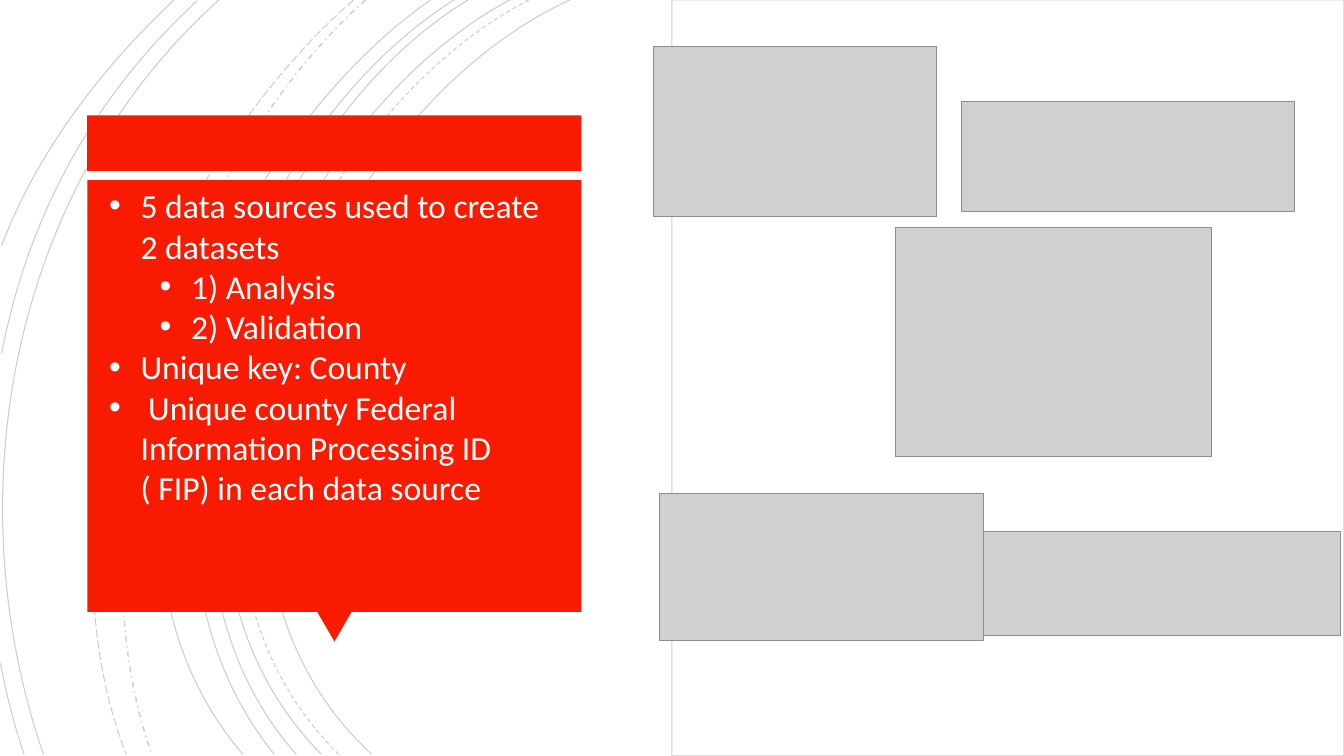
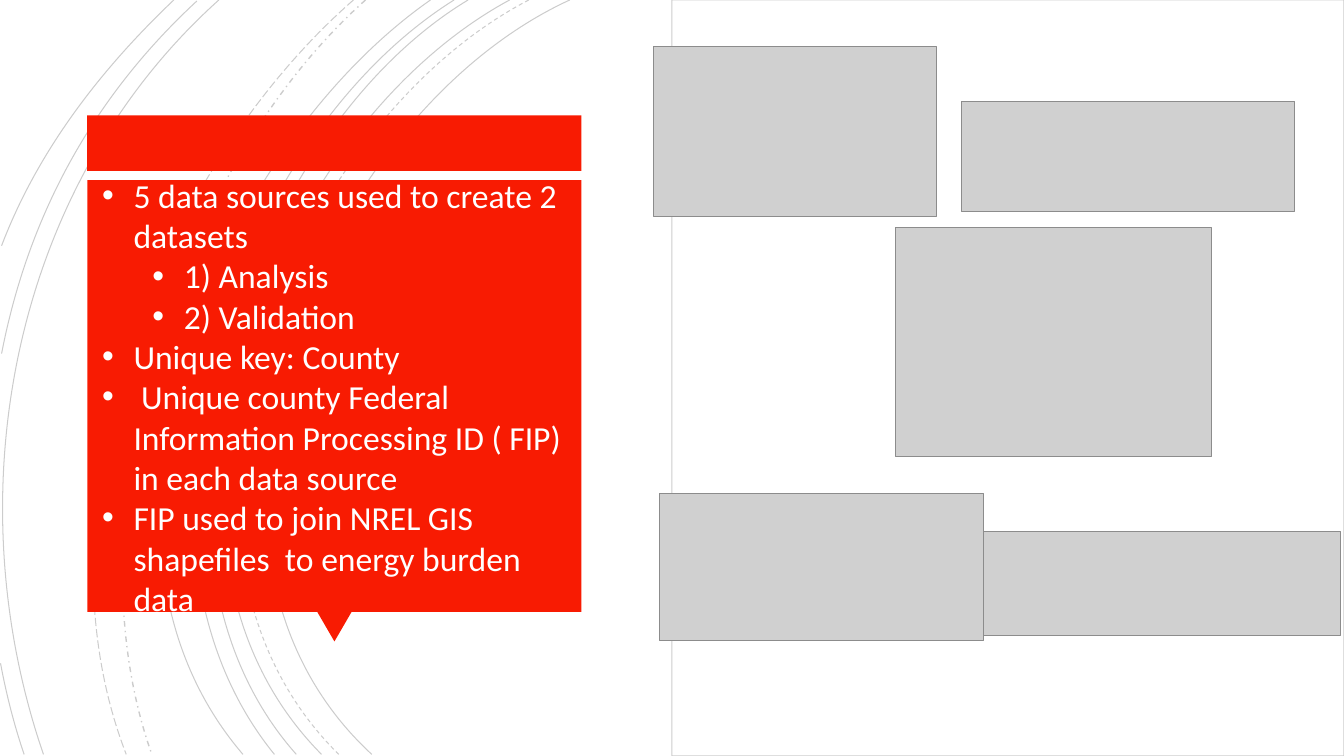
Before and after one commit to cnagbim/Data-Management-Final-Project-Agbim, a slide deck: slide 6 of writing_literature_present/final_presentation.pptx (slide 7 before the commit). Drawn at 1344x756 pixels with LibreOffice and Linux fonts; fonts in the diff are those of the drawing; grey boxes stand for pictures. Boxes give left, top, right and bottom in pixels: in the first picture for what was removed or moved away, otherwise in the second. Text is boxed around its words. In the diff, an @@ line names an element or a change of style, - is before the commit and + after.

```diff
--- a/writing_literature_present/final_presentation.pptx
+++ b/writing_literature_present/final_presentation.pptx
@@ text "5 data sources used to ...": place and size @@
-text "5 data sources used to ..." at bbox=[141, 194, 540, 505]
+text "5 data sources used to ..." at bbox=[134, 184, 560, 619]
@@ text at bbox=[134, 506, 521, 619]: paragraph added @@
+• FIP used to join NREL GIS shapefiles to energy burden data
```
Also in this commit, not shown: 12 other slides changed, 3 slides added, 3 slides removed, 1 other file.
